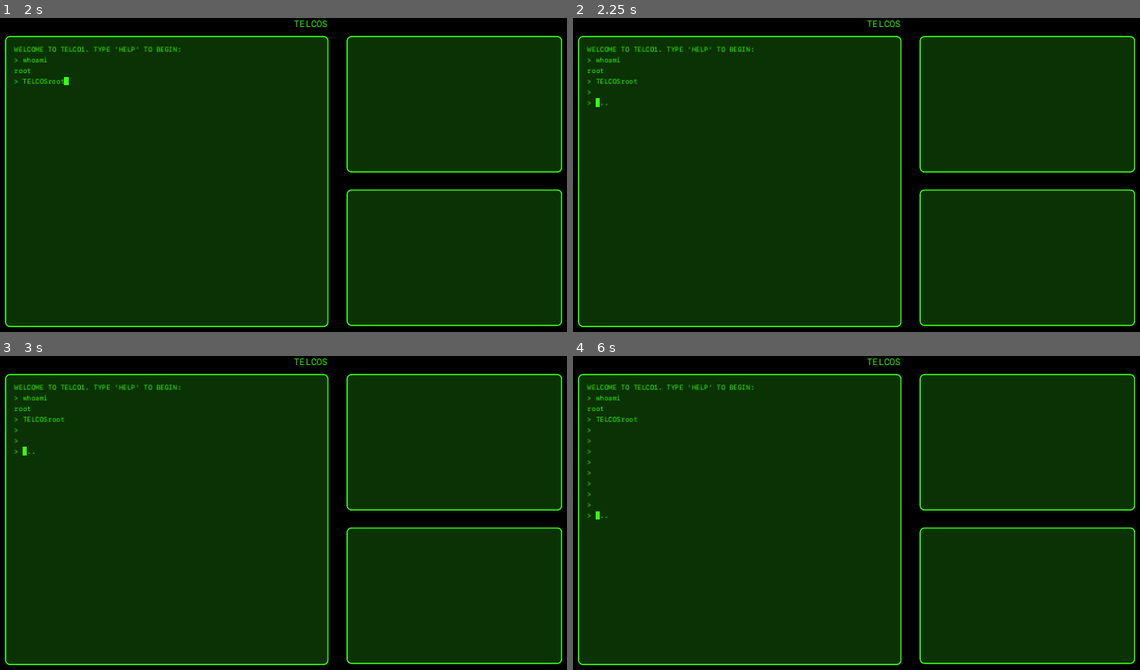
Above: before the commit, frames 1-4 (two rows, left to right).
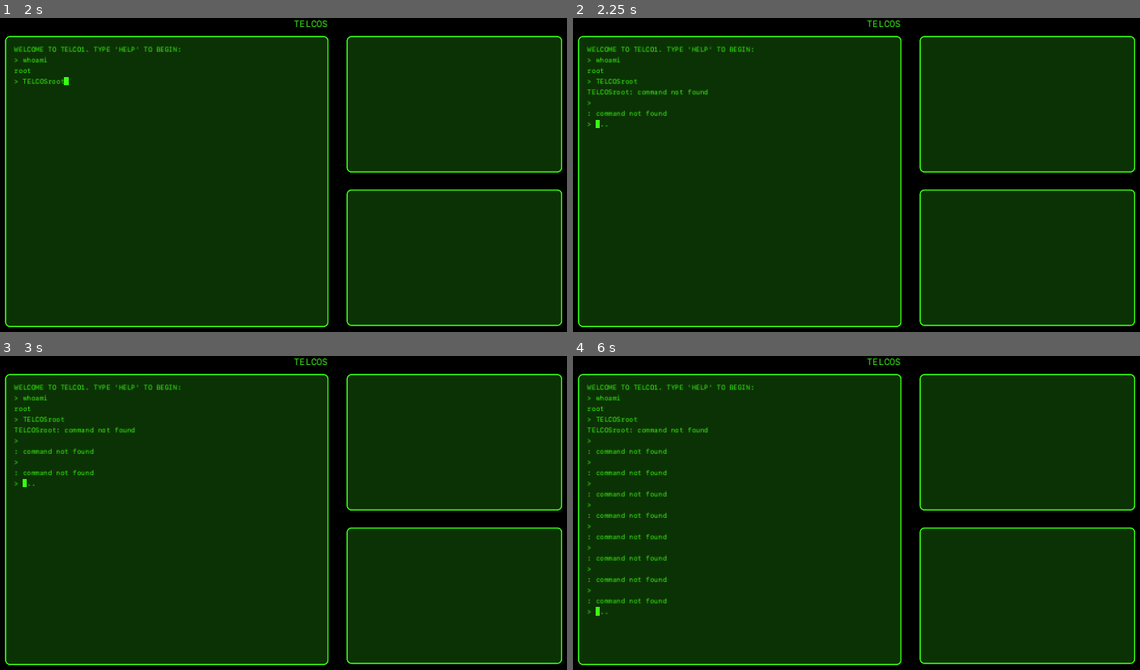
Above: after the commit, the same moments.

Repository: jwhenry28/TELCOS
Game: Godot game, scene res://scenes/main/main.tscn
Same seed, same stepped clock (60 frames per second), same inputs: the game is played once before the commit and once after it.
Inputs (mouse positions are in pixels of both pictures, inside the frame that each line leads up to):
- Up to frame 1 (2 s): click (170, 87) at 0.52 s; type "TELCOS" at 0.6 s; type "root" at 1.25 s
- Up to frame 2 (2.25 s): tap Enter (cmd_enter) at 2, 2.1 s
- Up to frame 3 (3 s): tap Space at 2.75 s; tap Enter (cmd_enter) at 2.85 s
- Up to frame 4 (6 s): tap Enter (cmd_enter) at 3.5, 3.6, 4.35, 5, 5.1, 5.85 s; tap Space at 4.25, 5.75 s

Frame 1 is identical in both runs. In frame 2, 0.4% of the frame differs, in the area x 2-24%, y 22-36%; in frame 3, 0.5%; in frame 4, 1.2%, in the area x 2-24%, y 22-83%.
Error before the commit: Parse Error: Value of type "iNode" cannot be assigned to a variable of type "FileSystem". (res://scenes/telc_os/telc_os.gd:204)

Commit message:
Restructured filesystem

Diff:
--- a/scenes/telc_os/filesystem.gd
+++ b/scenes/telc_os/filesystem.gd
@@ -3,9 +3,20 @@
 
 # Called when the node enters the scene tree for the first time.
 func _ready() -> void:
-	pass # Replace with function body.
+	print("filesystem: loading")
+	print("filesystem: done")
 
 
 # Called every frame. 'delta' is the elapsed time since the previous frame.
-func _process(delta: float) -> void:
+func _process(_delta: float) -> void:
 	pass
+
+
+func initialize_filesystem(file_permissions:Dictionary, file_properties:Dictionary) -> void:
+	var root_node = $"root"
+	root_node.initialize("root", "dir", file_permissions, file_properties, true)
+
+
+func get_root_node() -> iNode:
+	print("filesystem: getting root node")
+	return $"root"
--- a/scenes/telc_os/i_node.gd
+++ b/scenes/telc_os/i_node.gd
@@ -5,12 +5,15 @@
 var type: String
 var permissions: Dictionary
 var content: String
-var children: Array[iNode]
+# var children: Array[iNode]
 var properties: Dictionary
 
 
-func _init(absolute_filename:String,new_filename:String, new_type:String, new_permissions:Dictionary = {}, new_properties:Dictionary = {}):
-	self.name = absolute_filename
+func initialize(new_filename:String, new_type:String, new_permissions:Dictionary = {}, new_properties:Dictionary = {}, is_root_node:bool = false):
+	if !is_root_node:
+		self.name = new_filename.md5_text()
+	else:
+		self.name = new_filename
 	self.filename = new_filename
 	self.type = new_type
 
@@ -18,22 +21,26 @@
 		new_permissions = {'*': 'rwx'}
 
 	self.permissions = new_permissions
-	self.children = []
+	# self.children = []
 	self.properties = new_properties
+
+
+func _ready() -> void:
+	print("iNode: ready")
+
+
+func _process(_delta: float) -> void:
+	pass
 
 
 func add_child_inode(new_child:iNode) -> void:
 	# TODO: use return type instead if this becomes irritating
 	assert(type == 'dir', "Only directories can have children")
-	self.children.append(new_child)
+	add_child(new_child)
 
 
 func get_child_inode(child_name:String):
-	for child in self.children:
-		print("checking child: ", child.filename)
-		if child.filename == child_name:
-			return child
-	return null
+	return get_node(child_name.md5_text())
 
 
 func get_content() -> String:
@@ -90,14 +97,14 @@
 
 func print_inode(recursive:bool = false, spacing:String = "") -> void:
 	print(spacing + "/" + self.filename + " (" + self.type + ")")
-	for child in self.children:
+	for child in get_children():
 		child.print_inode(recursive, spacing + "    ")
 
 
 func print_inode_details(recursive:bool = false) -> void:
 	print(self._to_string())
 	if recursive:
-		for child in self.children:
+		for child in get_children():
 			child.print_inode_details(recursive)
 
 
@@ -115,7 +122,7 @@
 	inode_string += "content: " + self.content + "\n"
 
 	inode_string += "children:\n"
-	for child in self.children:
+	for child in get_children():
 		inode_string += " - " + child.filename + " (" + child.type + ")" + "\n"
 
 	return inode_string
--- a/scenes/telc_os/session.gd
+++ b/scenes/telc_os/session.gd
@@ -15,7 +15,7 @@
 
 
 # Called every frame. 'delta' is the elapsed time since the previous frame.
-func _process(delta: float) -> void:
+func _process(_delta: float) -> void:
 	pass
 
 
--- a/scenes/telc_os/telc_os.gd
+++ b/scenes/telc_os/telc_os.gd
@@ -1,4 +1,5 @@
 class_name TelcOS extends Node
+
 
 enum TelcoState {
 	RUNNING,
@@ -28,6 +29,8 @@
 # Called when the node enters the scene tree for the first time.
 func _ready() -> void:
 	print("telcOS: loading")
+	filesys = $"FileSystem"
+	print("filesys type: ", filesys.get_class())
 	print("telcOS: done")
 
 
@@ -58,8 +61,8 @@
 	print("- builtins: ", shell.builtin_commands)
 	print("- guest: ", shell.guest_commands)
 	print(telco_name + " FILESYSTEM:")
-	filesys.print_inode(true)
-	filesys.print_inode_details(true)
+	filesys.get_tree_string_pretty()
+	filesys.get_root_node().print_inode_details(true)
 
 
 func initialize_session(username: String, cwd: String = "") -> void:
@@ -104,12 +107,14 @@
 						pass
 					'user':
 						print("adding user: ", attributes_dict.get('name', ''))
-						users.append(User.new(
+						var new_user:User = User.new()
+						new_user.initialize(
 							attributes_dict.get('name', ''),
 							attributes_dict.get('password', ''),
 							attributes_dict.get('home', ''),
 							attributes_dict.get('path', '')
-						))
+						)
+						users.append(new_user)
 					'shell':
 						print(shell == null)
 						var builtins = attributes_dict.get('builtins', '').split(';')
@@ -128,8 +133,8 @@
 
 						assert (file_name != null and file_type != null, "iNode name and type cannot be empty")
 
-						if file_name != "":
-							file_path += '/' + file_name
+						file_path += '/' + file_name
+						file_path = file_path.replace("//", "/")
 
 						print("file path: ", file_path)
 						var file_permissions = {}
@@ -172,12 +177,18 @@
 							print("parsing: ", property)
 							file_properties[property_name] = property_value
 
-						var new_inode = iNode.new(file_path, file_name, file_type, file_permissions, file_properties)
-						print("adding inode: " + file_name)
-						var res = add_to_filesystem(file_path, new_inode)
-						assert (res, "Failed to add inode to filesystem")
-
-						current_inode = new_inode
+						if file_path == "/":
+							print("initializing filesystem")
+							filesys.initialize_filesystem(file_permissions, file_properties)
+							current_inode = filesys.get_root_node()
+						else:
+							print("creating inode: ", file_name)
+							var new_inode = iNode.new()
+							new_inode.initialize(file_name, file_type, file_permissions, file_properties)
+							print("adding inode: " + file_name)
+							add_to_filesystem(file_path, new_inode)
+
+							current_inode = new_inode
 
 			XMLParser.NODE_TEXT:
 				var content = parser.get_node_data().strip_edges(true, true)
@@ -199,16 +210,11 @@
 
 
 func add_to_filesystem(file_path:String, inode:iNode) -> bool:
-	if filesys == null:
-		print("adding root")
-		filesys = inode
-		return true
-
 	var file_path_array = file_path.split('/')
-	file_path_array = file_path_array.slice(1, file_path_array.size() - 1)
-	var current_node = filesys
-	for dir in file_path_array:
-		print("looking for: ", dir)
+	var current_node = filesys.get_root_node()
+
+	for dir in file_path_array.slice(1, file_path_array.size() - 1):
+		print("looking for '", dir, "' in '", current_node.name, "'")
 		var child_name = dir
 		current_node = current_node.get_child_inode(child_name)
 
@@ -256,26 +262,27 @@
 	return "/".join(absolute_path_parts)
 
 
-# TODO: explore using node structure to retrieve children instead of nested arrays
 func get_inode_from_path(file_path:String):
 	print("get_inode_from_path: ", file_path)
 	assert(filesys != null, "Filesystem not loaded")
 
 	if file_path == "/":
 		print("returning root")
-		return filesys
+		return filesys.get_root_node()
 
 	var file_path_array = file_path.split('/')
 	print("file_path_array: ", 	file_path_array)
 
-	var current_node = filesys
+	var current_node = filesys.get_root_node()
 	for dir in file_path_array.slice(1):
-		print("looking for: ", dir)
+		print("looking for '", dir, "' in '", current_node.filename, "'")
 		current_node = current_node.get_child_inode(dir)
 
 		if current_node == null:
+			print("not found")
 			return null
 
+	print("found: ", current_node.filename)
 	return current_node
 
 
@@ -296,20 +303,26 @@
 	print("argv: ", argv)
 
 	var user_commands = get_user_commands(session.get_username())
+	print("checking builtins")
 	if user_commands.has(cmd):
+		print("running builtin")
 		BINARIES[cmd].callback.call(cmd, argv)
 		return
 
 	var executables = get_user_executables(session.get_username())
+	print("checking executables")
 	for exe in executables:
 		if exe.filename == cmd:
+			print("running executable")
 			cmd = exe.get_executable()
 			BINARIES[cmd].callback.call(cmd, argv)
 			return
 
 	var absolute_path = path_to_absolute(cmd)
 	var executable_inode = get_inode_from_path(absolute_path)
-	if executable_inode != null and BINARIES.has(executable_inode.filename):
+	print("checking absolute filepath")
+	if executable_inode != null and BINARIES.has(executable_inode.get_executable()):
+		print("running executable from absolute filepath")
 		cmd = executable_inode.get_executable()
 		BINARIES[cmd].callback.call(cmd, argv)
 		return
@@ -341,7 +354,7 @@
 		var dir_inode = get_inode_from_path(dir)
 		if dir_inode == null or !dir_inode.verify_permissions(username, "r"):
 			continue
-		for child in dir_inode.children:
+		for child in dir_inode.get_children():
 			print("child: ", child.filename)
 			if child.type == "executable" and child.verify_permissions(username, "x"):
 				executables.append(child)
@@ -383,12 +396,12 @@
 		var username = auth_string.split(":")[0]
 		var tmp = auth_string.split(":")[1]
 		var password = tmp.split("@")[0]
-		var telco_name = tmp.split("@")[1]
+		var auth_telco_name = tmp.split("@")[1]
 
 		if authenticate_user(username, password):
 			print("authenticated user: ", username)
-			signal_bus.change_telco.emit(telco_name, username)
-			signal_bus.telco_stdout.emit(telco_name + ": welcome " + username + "!")
+			signal_bus.change_telco.emit(auth_telco_name, username)
+			signal_bus.telco_stdout.emit(auth_telco_name + ": welcome " + username + "!")
 		else:
 			print("failed to authenticate user: ", username)
 
@@ -481,7 +494,7 @@
 		return
 
 	if target_inode.type == "dir":
-		for child in target_inode.children:
+		for child in target_inode.get_children():
 			if verbose:
 				var user_permissions = child.get_user_permissions(session.get_username())
 				stdout("-" + user_permissions + " " + child.filename)
--- a/scenes/telc_os/telc_os.tscn
+++ b/scenes/telc_os/telc_os.tscn
@@ -10,10 +10,10 @@
 [node name="TelcOS" type="Node"]
 script = ExtResource("1_l5ht7")
 
-[node name="Filesystem" type="Node" parent="."]
+[node name="FileSystem" type="Node" parent="."]
 script = ExtResource("2_k64pf")
 
-[node name="iNode" type="Node" parent="Filesystem"]
+[node name="root" type="Node" parent="FileSystem"]
 script = ExtResource("2_s45tl")
 
 [node name="Session" type="Node" parent="."]
--- a/scenes/telc_os/user.gd
+++ b/scenes/telc_os/user.gd
@@ -5,7 +5,7 @@
 var home: String
 var path: String
 
-func _init(new_username:String, new_password:String, new_home:String, new_path:String = ""):
+func initialize(new_username:String, new_password:String, new_home:String, new_path:String = ""):
 	assert (new_username != "" and new_password != "", "New users require a username and password")
 
 	self.username = new_username
--- a/scenes/terminal/terminal.gd
+++ b/scenes/terminal/terminal.gd
@@ -5,7 +5,7 @@
 var FONT_SIZE: int = 12
 
 var last_sibling_index: int
-var old_max_scroll_height: int = 0
+var old_max_scroll_height: float = 0.0
 
 var terminal_history_container: ScrollContainer
 var vbox_container: VBoxContainer
